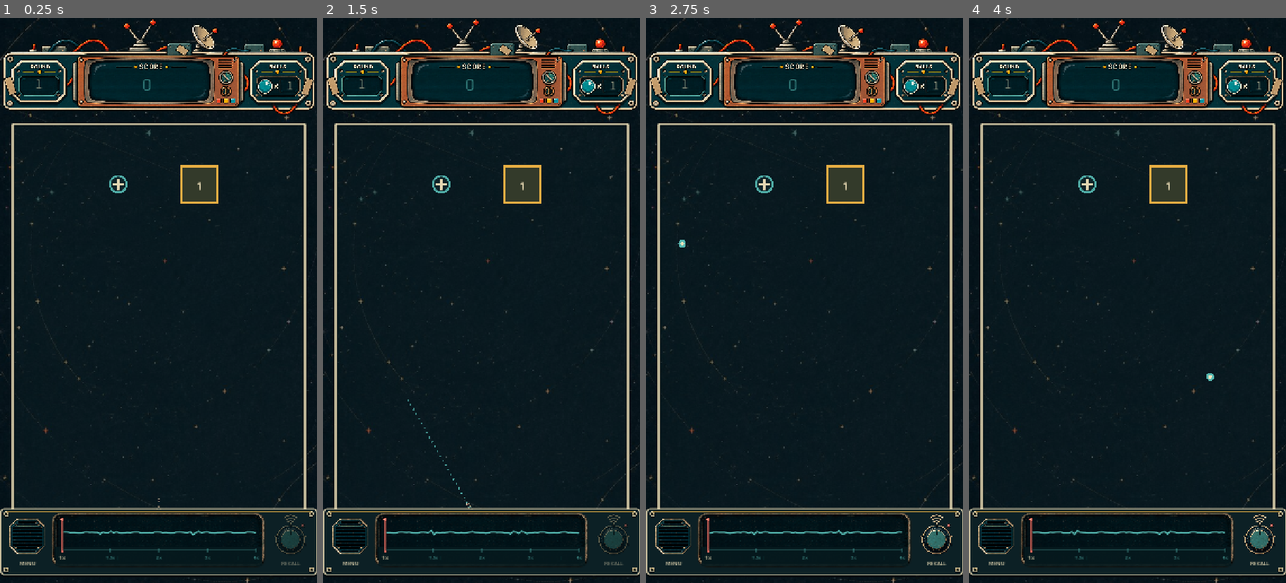
Above: before the commit, frames 1-4 (left to right).
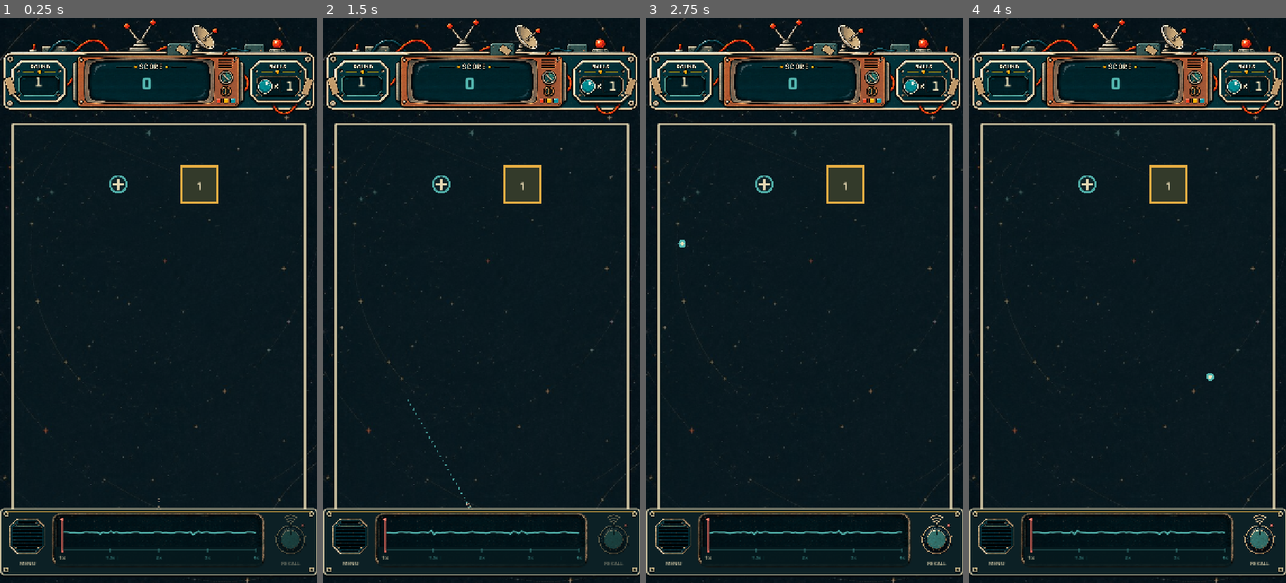
Above: after the commit, the same moments.

Repository: dfagaras/ryko-game
Game: Godot game, scene res://scenes/main.tscn
The game is run twice, just before and just after one commit, with the same random seed, the same clock (stepped at 60 frames per second) and the same inputs. Sound files missing from this copy of the repository are replaced by a short silence.
Inputs (mouse positions are in pixels of both pictures, inside the frame that each line leads up to):
- Up to frame 1 (0.25 s): no input
- Up to frame 2 (1.5 s): tap Enter at 0.5 s; move the mouse to (551, 272) at 0.52 s; click (551, 272) at 0.67 s; tap Space at 1.25 s; drag from (418, 328) to (465, 413) at 1.27 s
- Up to frame 3 (2.75 s): move the mouse to (836, 176) at 2.02 s; click (836, 176) at 2.17 s
- Up to frame 4 (4 s): tap Enter at 2.75 s; drag from (1111, 413) to (1032, 215) at 2.77 s; tap Space at 3.5 s; move the mouse to (1222, 385) at 3.52 s; click (1222, 385) at 3.67 s

The runs differ from the first frame. In frame 1, 0.1% of the frame differs, in the area x 11-93%, y 10-13%; in frame 2, 0.1%; in frame 3, 0.1%; in frame 4, 0.1%.

Commit message:
feat: activate refined header typography

Diff:
--- a/scenes/main.tscn
+++ b/scenes/main.tscn
@@ -1,6 +1,6 @@
 [gd_scene load_steps=2 format=3]
 
-[ext_resource path="res://scripts/game.gd" type="Script" id="1_main"]
+[ext_resource path="res://scripts/header_style.gd" type="Script" id="1_main"]
 
 [node name="RYKO" type="Node2D"]
 script = ExtResource("1_main")
